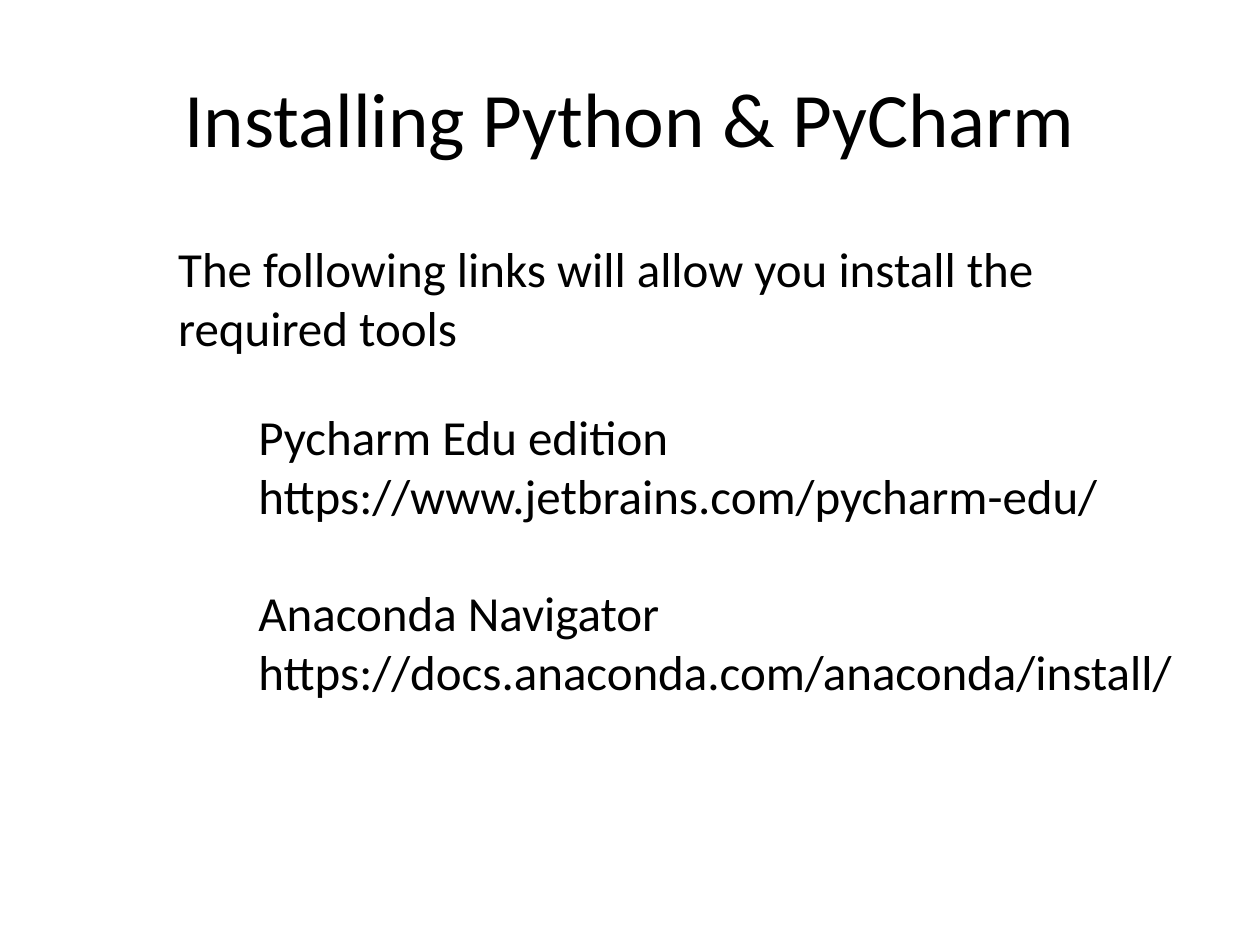
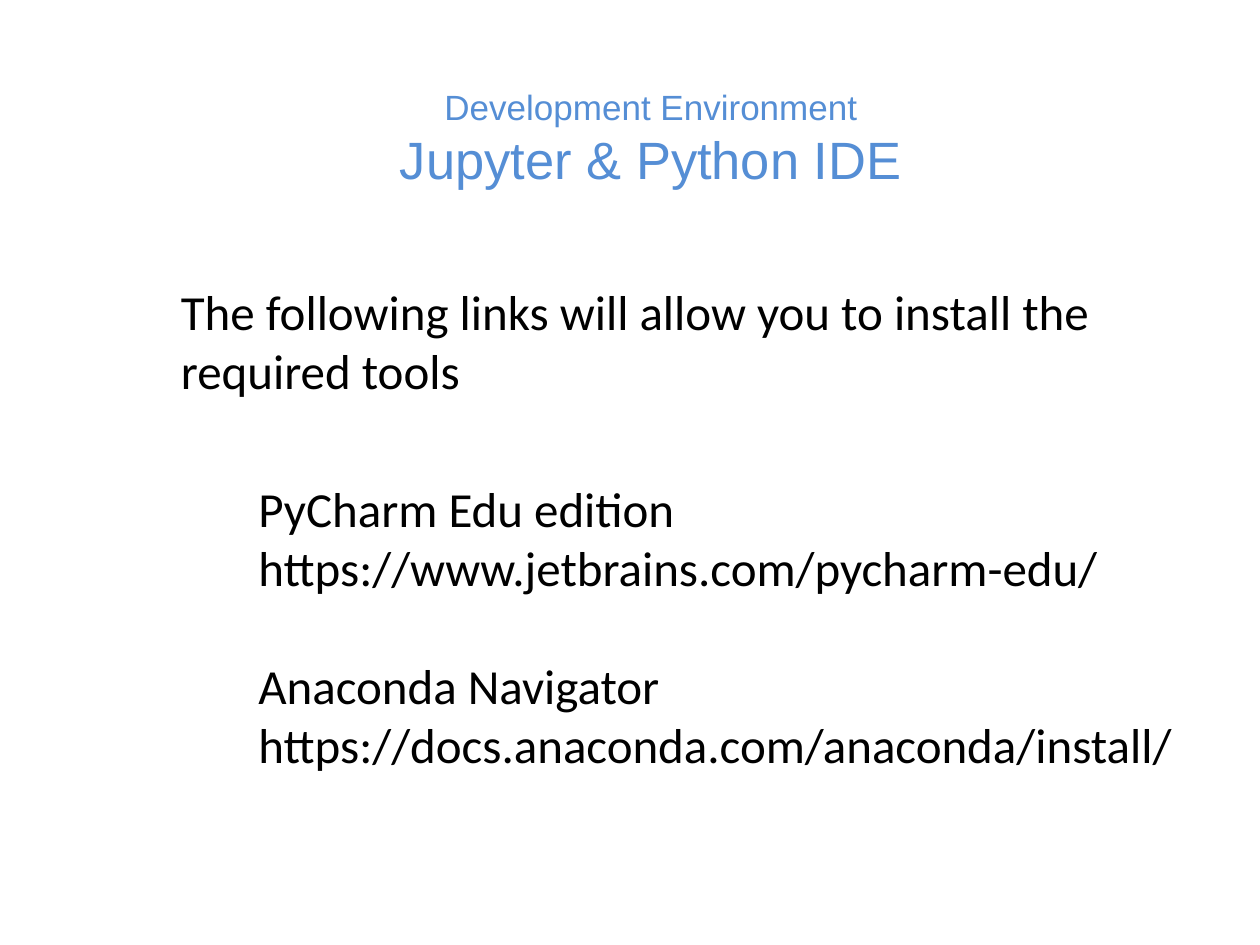
Before and after one commit to marilsoncampos/ucsc_ai_ml_py, a slide deck: slide 8 of slides/01_intro.pptx. Drawn at 1260x945 pixels with LibreOffice and Linux fonts; fonts in the diff are those of the drawing. Boxes give left, top, right and bottom in pixels: in the first picture for what was removed or moved away, otherwise in the second. Text is boxed around its words. In the diff, an @@ line names an element or a change of style, - is before the commit and + after.

```diff
--- a/slides/01_intro.pptx
+++ b/slides/01_intro.pptx
@@ title removed at <box>185,93,1074,161</box> @@
-Installing Python & PyCharm
@@ text added at <box>400,94,901,190</box>, 20 pt, text #558ED5 @@
+Development Environment
+Jupyter & Python IDE
@@ text "The following links will allow ...": place and size @@
-text "The following links will allow ..." at <box>178,253,1033,354</box>
+text "The following links will allow ..." at <box>181,296,1088,397</box>
@@ text at <box>181,296,1088,339</box>: text changed @@
-  The following links will allow you install the
+  The following links will allow you to install the
@@ text "PyCharm Edu edition": place and size @@
-text "PyCharm Edu edition" at <box>258,421,1171,698</box>
+text "PyCharm Edu edition" at <box>258,493,1171,771</box>
@@ text at <box>258,493,674,535</box>: text changed @@
-Pycharm Edu edition
+PyCharm Edu edition
```
Also in this commit, not shown: 7 other slides changed, 12 other files.
